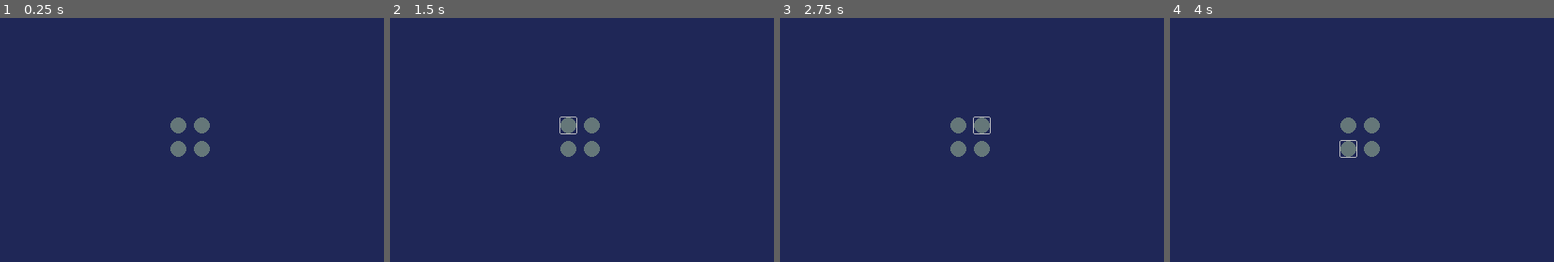
Above: before the commit, frames 1-4 (left to right).
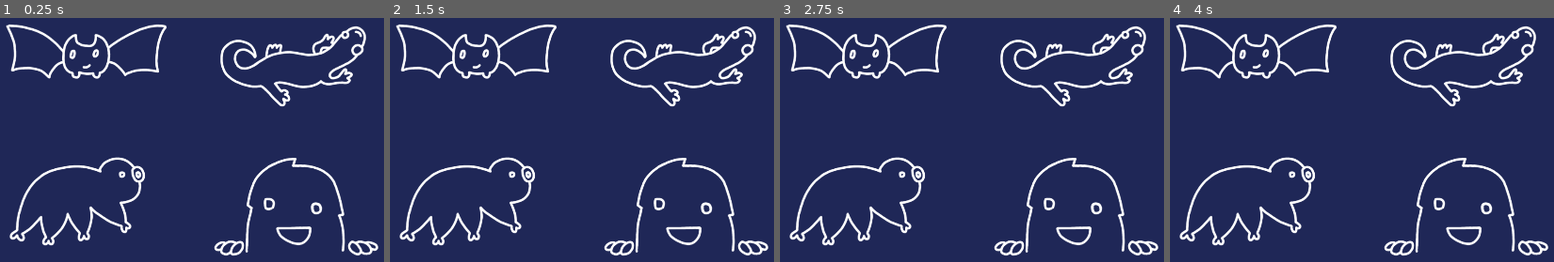
Above: after the commit, the same moments.

Repository: char-may/cave-projection
Game: Godot game, scene res://scenes/creature_selection.tscn
Two runs of this game, one before a commit and one after it. Both use one fixed random seed, a clock stepped at 60 frames per second and the inputs below. This scene is started directly instead of the project's main scene.
Inputs (mouse positions are in pixels of both pictures, inside the frame that each line leads up to):
- Up to frame 1 (0.25 s): no input
- Up to frame 2 (1.5 s): click (566, 125) at 0.52 s; click (474, 64) at 1.27 s
- Up to frame 3 (2.75 s): click (983, 125) at 2.02 s
- Up to frame 4 (4 s): click (1465, 64) at 2.77 s; click (1346, 149) at 3.52 s

The runs differ from the first frame. In frame 1, 8.3% of the frame differs, in the area x 1-99%, y 2-98%; in frame 2, 8.4%; in frame 3, 8.4%; in frame 4, 8.4%.

Commit message:
Added creature menu art

Diff:
--- a/scenes/creature_selection.tscn
+++ b/scenes/creature_selection.tscn
@@ -1,6 +1,9 @@
-[gd_scene load_steps=2 format=3 uid="uid://dpu57xn8vy7bo"]
+[gd_scene load_steps=5 format=3 uid="uid://dpu57xn8vy7bo"]
 
-[ext_resource type="Script" uid="uid://x6e3qri4aas5" path="res://scripts/drawing_tools/color_button.gd" id="1_jhymh"]
+[ext_resource type="Texture2D" uid="uid://c7rqrtgvnvmw2" path="res://procreate/menu_buttons/bat_button/bat_button_1.png" id="1_mowrr"]
+[ext_resource type="Texture2D" uid="uid://bej880ibcf5xf" path="res://procreate/menu_buttons/salamander_button/salamander_button_1.png" id="2_nb3ya"]
+[ext_resource type="Texture2D" uid="uid://cd4cl4yyvuybb" path="res://procreate/menu_buttons/tardigrade_button/tardigrade_button_1.png" id="3_xe51t"]
+[ext_resource type="Texture2D" uid="uid://bkxjgr42iks0j" path="res://procreate/menu_buttons/monster_button/monster_button_1.png" id="4_1jc2d"]
 
 [node name="CenterContainer" type="CenterContainer"]
 anchors_preset = 15
@@ -11,38 +14,22 @@
 
 [node name="GridContainer" type="GridContainer" parent="."]
 layout_mode = 2
-theme_override_constants/h_separation = 20
-theme_override_constants/v_separation = 20
+theme_override_constants/h_separation = 100
+theme_override_constants/v_separation = 100
 columns = 2
 
-[node name="ColorButton" type="Button" parent="GridContainer"]
-custom_minimum_size = Vector2(200, 200)
+[node name="TextureButton" type="TextureButton" parent="GridContainer"]
 layout_mode = 2
-flat = true
-script = ExtResource("1_jhymh")
-color = Color(0.395634, 0.466658, 0.474809, 1)
-metadata/_custom_type_script = "uid://x6e3qri4aas5"
+texture_normal = ExtResource("1_mowrr")
 
-[node name="ColorButton2" type="Button" parent="GridContainer"]
-custom_minimum_size = Vector2(200, 200)
+[node name="TextureButton2" type="TextureButton" parent="GridContainer"]
 layout_mode = 2
-flat = true
-script = ExtResource("1_jhymh")
-color = Color(0.395634, 0.466658, 0.474809, 1)
-metadata/_custom_type_script = "uid://x6e3qri4aas5"
+texture_normal = ExtResource("2_nb3ya")
 
-[node name="ColorButton3" type="Button" parent="GridContainer"]
-custom_minimum_size = Vector2(200, 200)
+[node name="TextureButton3" type="TextureButton" parent="GridContainer"]
 layout_mode = 2
-flat = true
-script = ExtResource("1_jhymh")
-color = Color(0.395634, 0.466658, 0.474809, 1)
-metadata/_custom_type_script = "uid://x6e3qri4aas5"
+texture_normal = ExtResource("3_xe51t")
 
-[node name="ColorButton4" type="Button" parent="GridContainer"]
-custom_minimum_size = Vector2(200, 200)
+[node name="TextureButton4" type="TextureButton" parent="GridContainer"]
 layout_mode = 2
-flat = true
-script = ExtResource("1_jhymh")
-color = Color(0.395634, 0.466658, 0.474809, 1)
-metadata/_custom_type_script = "uid://x6e3qri4aas5"
+texture_normal = ExtResource("4_1jc2d")
--- a/scripts/editor.gd
+++ b/scripts/editor.gd
@@ -2,7 +2,6 @@
 
 # Editor:
 # Exports drawings, loads scene ui and handles transitions
-
 
 @export var mask : Control
 @export var confirm_scene : PackedScene
Not shown, changed: notes.txt
Binary file added: procreate/menu_buttons/bat_button/bat_button_1.png
Not shown, added: procreate/menu_buttons/bat_button/bat_button_1.png.import
Binary file added: procreate/menu_buttons/bat_button/bat_button_2.png
Not shown, added: procreate/menu_buttons/bat_button/bat_button_2.png.import
Binary file added: procreate/menu_buttons/monster_button/monster_button_1.png
Not shown, added: procreate/menu_buttons/monster_button/monster_button_1.png.import
Binary file added: procreate/menu_buttons/monster_button/monster_button_2.png
Not shown, added: procreate/menu_buttons/monster_button/monster_button_2.png.import
Binary file added: procreate/menu_buttons/salamander_button/salamander_button_1.png
Not shown, added: procreate/menu_buttons/salamander_button/salamander_button_1.png.import
Binary file added: procreate/menu_buttons/salamander_button/salamander_button_2.png
(and 5 more such lines)
